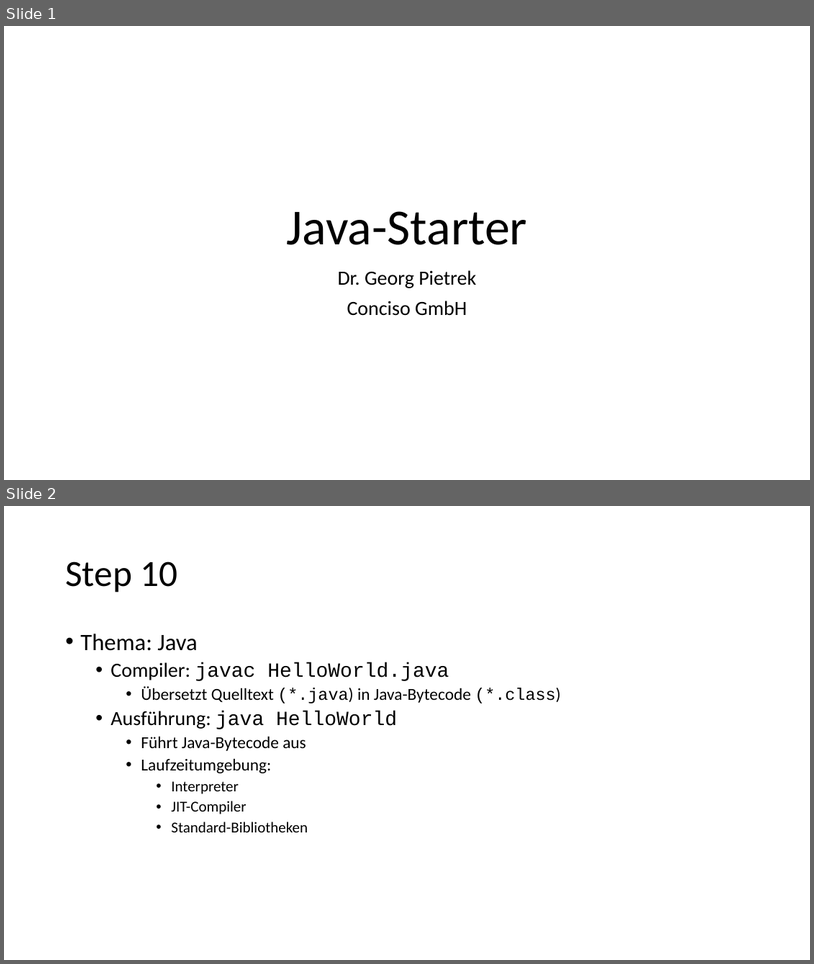
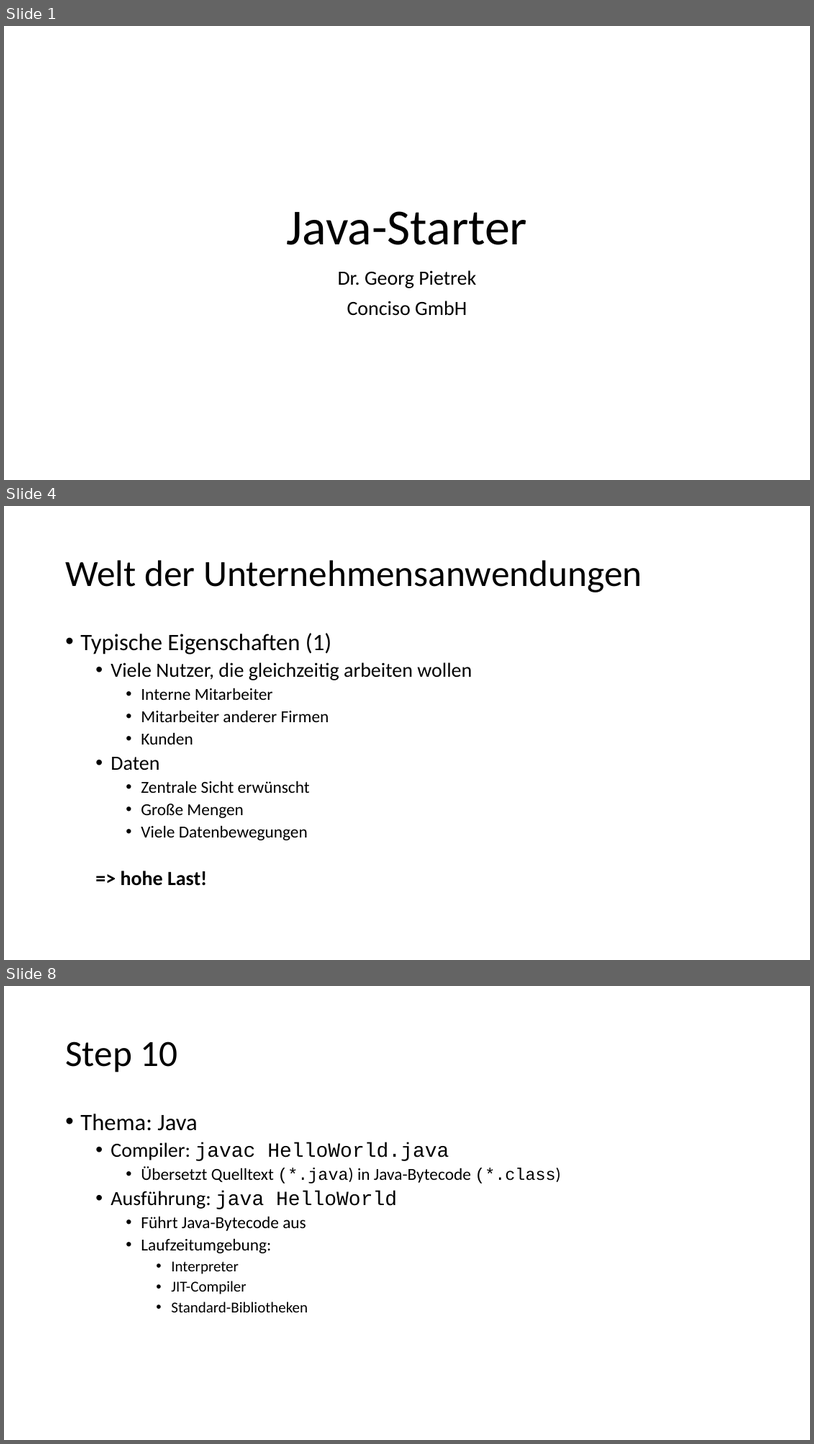
Before and after one commit to igeldo/PR4-SoSe23, a slide deck: Java-Starter.pptx. Shown one above the other, each under a label of ours: slides 1 and 2 before the commit, slides 1, 4 and 8 after it; the slides between them are not shown. The pictures are 814x964 and 814x1444 pixels, drawn with LibreOffice and Linux fonts; fonts in the diff are those of the drawing. Boxes give left, top, right and bottom in pixels: in the first picture for what was removed or moved away, otherwise in the second. Text is boxed around its words. In the diff, an @@ line names an element or a change of style, - is before the commit and + after.

```diff
--- a/Java-Starter.pptx
+++ b/Java-Starter.pptx
@@ slide 4 added at [4,506,810,960], background #FFFFFF @@
@@ title added at [65,560,642,592], 44 pt, text #000000 @@
+Welt der Unternehmensanwendungen
@@ text added at [80,633,472,885], 20 pt, text #000000 @@
+• Typische Eigenschaften (1)
+  • Viele Nutzer, die gleichzeitig arbeiten wollen
+    • Interne Mitarbeiter
+    • Mitarbeiter anderer Firmen
+    • Kunden
+  • Daten
+    • Zentrale Sicht erwünscht
+    • Große Mengen
+    • Viele Datenbewegungen
+  => hohe Last!
@@ what was slide 2 is now slide 8 @@
```
Also in this commit, not shown: 1 slide changed, 5 other slides added.
